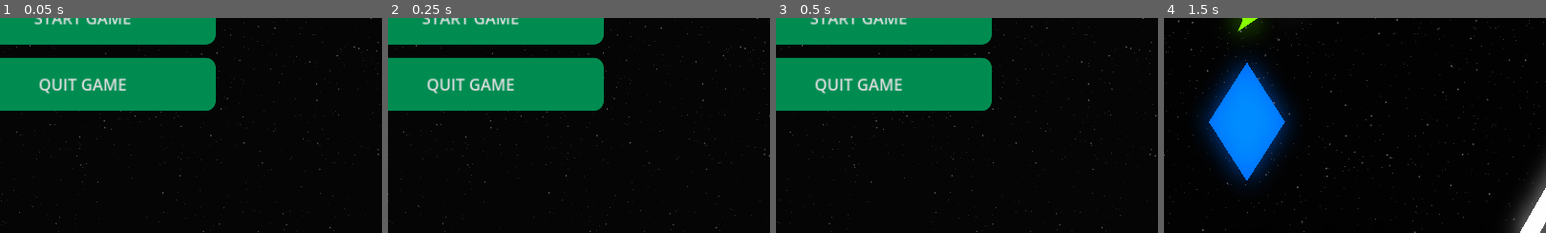
Above: before the commit, frames 1-4 (left to right).
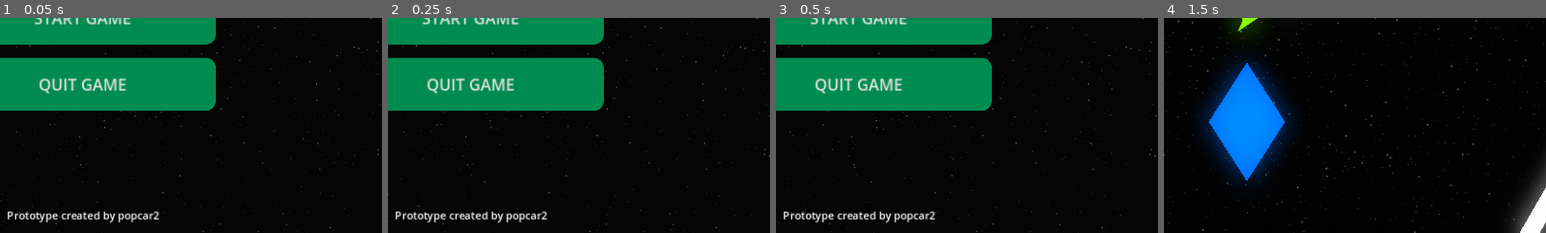
Above: after the commit, the same moments.

Repository: adsorptionenthalpy/chainforce_alpha
Game: Godot game, scene res://Scenes/MainMenu/main_menu.tscn
Two runs of this game, one before a commit and one after it. Both use one fixed random seed, a clock stepped at 60 frames per second and the inputs below.
Inputs (mouse positions are % of the whole screen's width and height, from its top left):
- Up to frame 1 (0.05 s): no input
- Up to frame 2 (0.25 s): no input
- Up to frame 3 (0.5 s): no input
- Up to frame 4 (1.5 s): click "START GAME" at 0.5 s; move the mouse to (72, 45) at 1.27 s; press the mouse at (72, 45) at 1.28 s; hold D (move_right) from 1.28 s (still down)
The pictures show only the part of the screen within x 39-89%, y 50-100%; the shares and areas given below are measured in that part.

The runs differ from the first frame. In frame 1, 1.0% of the frame differs, in the area x 2-42%, y 89-96%; in frame 2, 1.0%; in frame 3, 1.0%; in frame 4, nothing differs.

Commit message:
Finish the prototype!

Diff:
--- a/game/chainforce_alpha/Scenes/MainMenu/main_menu.tscn
+++ b/game/chainforce_alpha/Scenes/MainMenu/main_menu.tscn
@@ -67,6 +67,20 @@
 zoom = Vector2(0.3, 0.3)
 script = ExtResource("2_lbvoc")
 
+[node name="RichTextLabel2" type="RichTextLabel" parent="MainMenu"]
+layout_mode = 1
+anchors_preset = 12
+anchor_top = 1.0
+anchor_right = 1.0
+anchor_bottom = 1.0
+offset_top = -37.0
+offset_bottom = -14.0
+grow_horizontal = 2
+grow_vertical = 0
+bbcode_enabled = true
+text = "[center]Prototype created by popcar2"
+fit_content = true
+
 [node name="ParallaxBackground" parent="." instance=ExtResource("2_qco3x")]
 
 [connection signal="pressed" from="MainMenu/VBoxContainer/StartButton" to="MainMenu" method="_on_start_button_pressed"]
--- a/game/chainforce_alpha/Scenes/MainScene/main_scene.tscn
+++ b/game/chainforce_alpha/Scenes/MainScene/main_scene.tscn
@@ -38,6 +38,7 @@
 [node name="GUI" parent="." instance=ExtResource("3_55fjw")]
 
 [node name="Player" parent="." instance=ExtResource("1_sjerm")]
+hp = 25
 
 [node name="RemoteTransform2D" type="RemoteTransform2D" parent="Player"]
 remote_path = NodePath("../../Camera2D")
--- a/game/chainforce_alpha/Scenes/Minion/enemy_minion.tscn
+++ b/game/chainforce_alpha/Scenes/Minion/enemy_minion.tscn
@@ -5,3 +5,4 @@
 [node name="EnemyMinion" groups=["enemy"] instance=ExtResource("1_1cvbi")]
 hp = 18
 rotation_speed = 4.0
+shoot_distance = 700.0
--- a/game/chainforce_alpha/Scenes/Powerup/powerup.gd
+++ b/game/chainforce_alpha/Scenes/Powerup/powerup.gd
@@ -22,6 +22,10 @@
 func _on_body_entered(body: Node2D) -> void:
 	if body is Player:
 		body.collect_powerup(powerup_name)
+		$Sprite2D.visible = false
+		$CollisionShape2D.set_deferred("disabled", true)
+		$ExplosionParticles.emitting = true
+		await get_tree().create_timer(1.5).timeout
 		queue_free()
 
 func _on_lifetime_timeout() -> void:
--- a/game/chainforce_alpha/Scenes/Powerup/powerup.tscn
+++ b/game/chainforce_alpha/Scenes/Powerup/powerup.tscn
@@ -1,10 +1,29 @@
-[gd_scene load_steps=4 format=3 uid="uid://dvkxdisu8cjjv"]
+[gd_scene load_steps=8 format=3 uid="uid://dvkxdisu8cjjv"]
 
 [ext_resource type="Script" path="res://Scenes/Powerup/powerup.gd" id="1_f7y7m"]
 [ext_resource type="Texture2D" uid="uid://bag4aoqoju7ah" path="res://Scenes/Powerup/Power.png" id="2_y570l"]
+[ext_resource type="Texture2D" uid="uid://c3ucu6nuqrjco" path="res://Particles/circle.png" id="3_if6lu"]
 
 [sub_resource type="CircleShape2D" id="CircleShape2D_3svqg"]
 radius = 96.0
+
+[sub_resource type="Curve" id="Curve_hpn7l"]
+_data = [Vector2(0, 1), 0.0, 0.0, 0, 0, Vector2(1, 0), 0.0, 0.0, 0, 0]
+point_count = 2
+
+[sub_resource type="CurveTexture" id="CurveTexture_m5561"]
+curve = SubResource("Curve_hpn7l")
+
+[sub_resource type="ParticleProcessMaterial" id="ParticleProcessMaterial_kwq7n"]
+particle_flag_disable_z = true
+direction = Vector3(1, 1, 0)
+spread = 180.0
+initial_velocity_min = 100.0
+initial_velocity_max = 200.0
+gravity = Vector3(0, 0, 0)
+scale_min = 0.4
+scale_max = 0.5
+scale_curve = SubResource("CurveTexture_m5561")
 
 [node name="Powerup" type="Area2D" groups=["powerup"]]
 collision_mask = 2
@@ -23,5 +42,14 @@
 one_shot = true
 autostart = true
 
+[node name="ExplosionParticles" type="GPUParticles2D" parent="."]
+self_modulate = Color(0, 0.619608, 1, 1)
+emitting = false
+amount = 15
+process_material = SubResource("ParticleProcessMaterial_kwq7n")
+texture = ExtResource("3_if6lu")
+one_shot = true
+explosiveness = 1.0
+
 [connection signal="body_entered" from="." to="." method="_on_body_entered"]
 [connection signal="timeout" from="Lifetime" to="." method="_on_lifetime_timeout"]
Not shown: 1 places in game/chainforce_alpha/Scenes/MainScene/main_scene.tscn that only renumber resources
Not shown: 2 places in game/chainforce_alpha/Scenes/ShipProjectile/ship_projectile.tscn that only renumber resources
